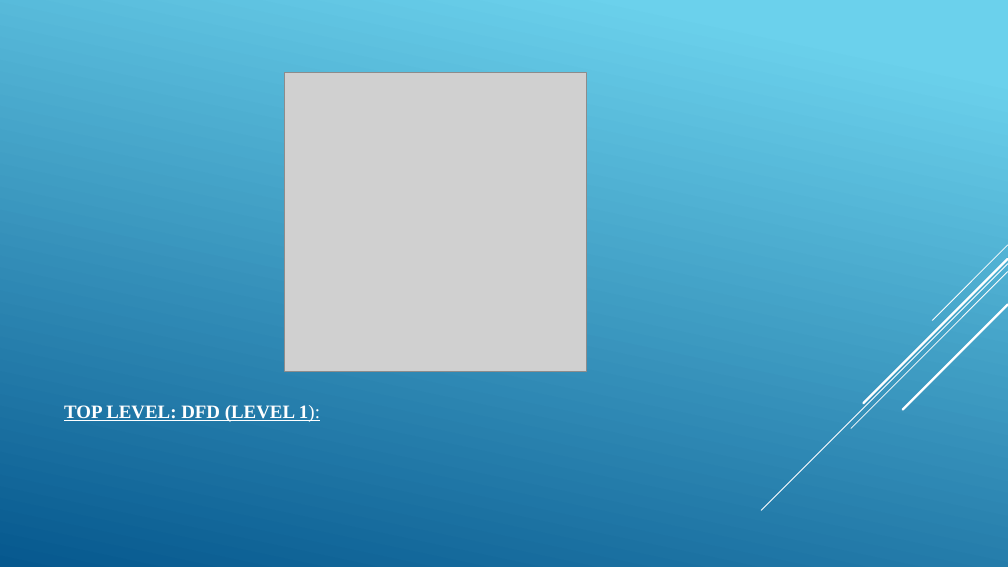
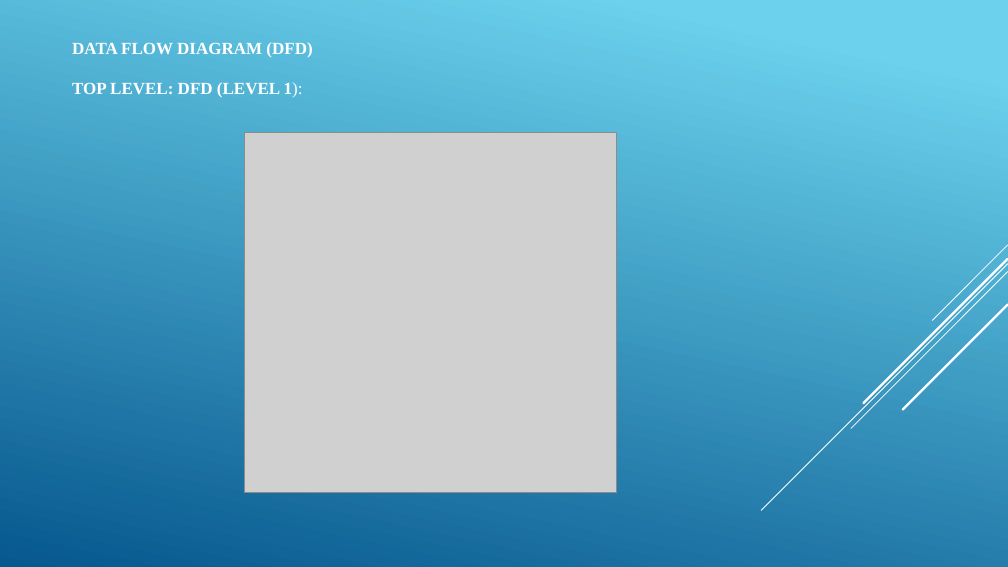
Before and after one commit to SanjayJoshi116/Extra-Curricular-Activity-Management, a slide deck: slide 14 of Project Docs/Presentation.pptx (slide 16 before the commit). Drawn at 1008x567 pixels with LibreOffice and Linux fonts; fonts in the diff are those of the drawing; grey boxes stand for pictures. Boxes give left, top, right and bottom in pixels: in the first picture for what was removed or moved away, otherwise in the second. Text is boxed around its words. In the diff, an @@ line names an element or a change of style, - is before the commit and + after.

Commit message:
PPT Update

```diff
--- a/Project Docs/Presentation.pptx
+++ b/Project Docs/Presentation.pptx
@@ title at (x1=72, y1=42, x2=312, y2=98): text changed; size 18 to 16.2 pt @@
-TOP LEVEL: DFD (LEVEL 1):
+DATA FLOW DIAGRAM (DFD)
+TOP LEVEL: DFD (LEVEL 1):
@@ picture resized from (x1=285, y1=72, x2=588, y2=371) to (x1=244, y1=133, x2=616, y2=493) @@
```
Also in this commit, not shown: 6 other slides changed, 1 slide added, 2 slides removed.
